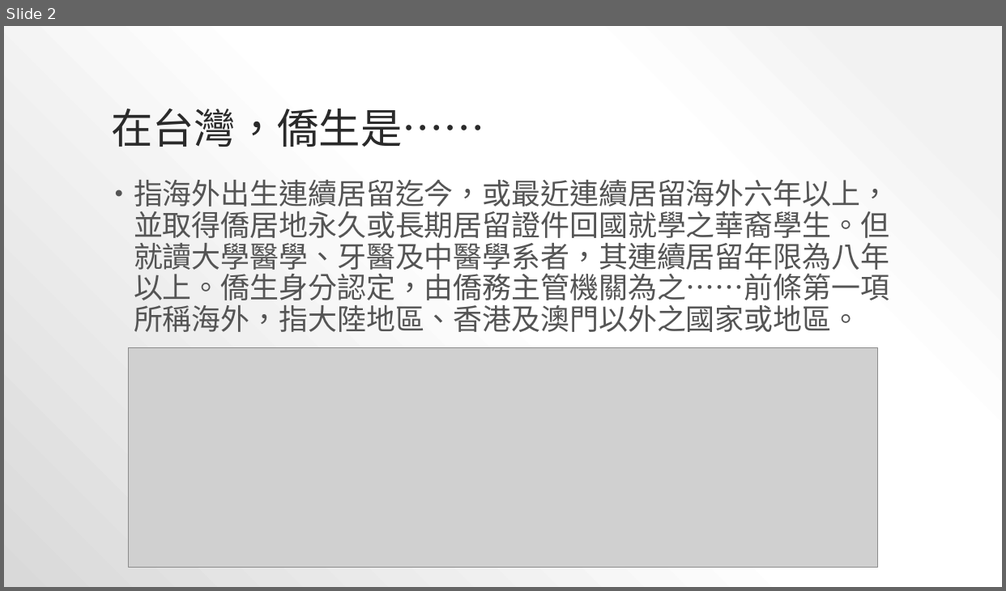
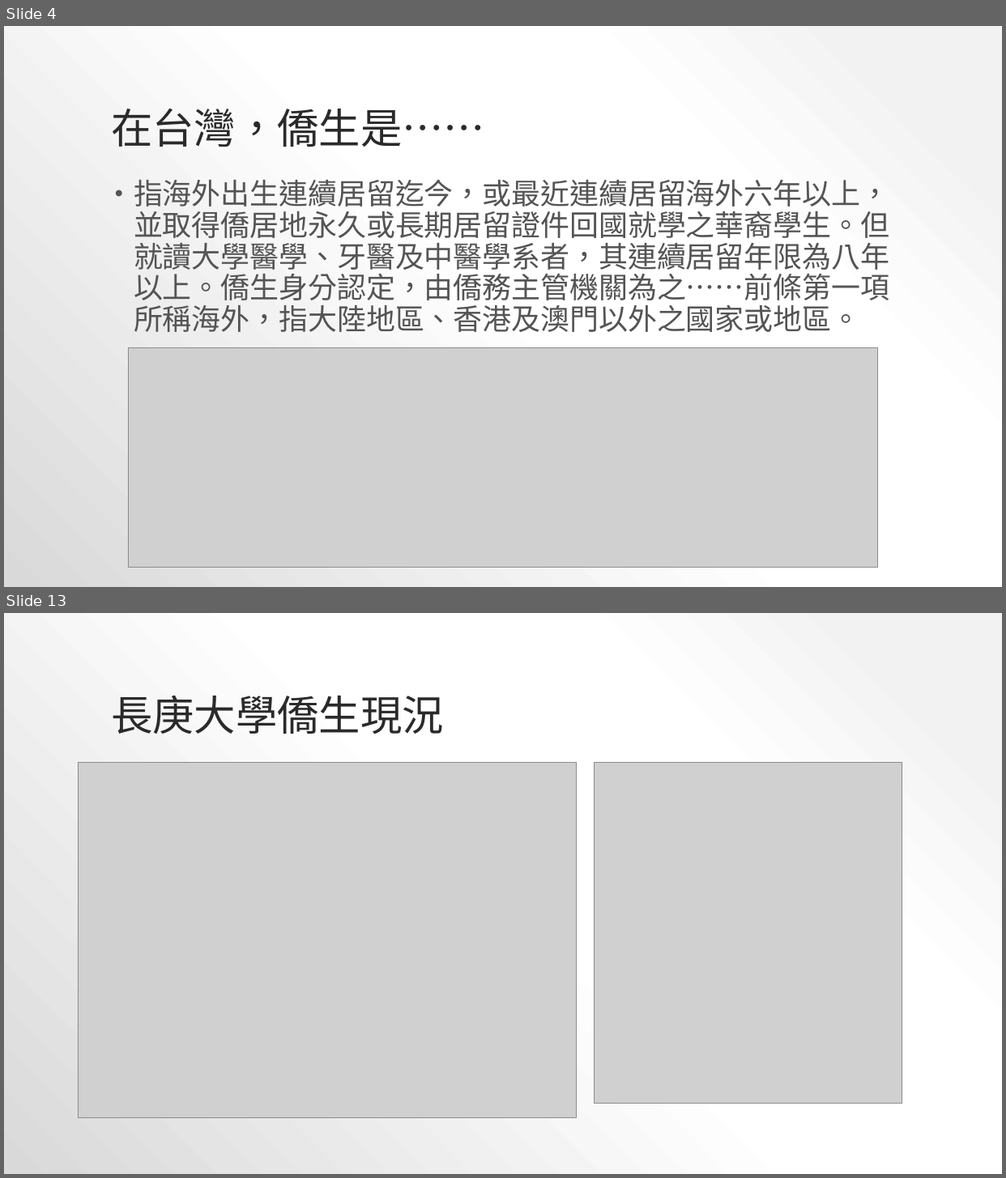
Before and after one commit to YeungSaoIan/CGUIM_BigData_FinalReport-B0344122, a slide deck: FinalReportPPT.pptx. Shown one above the other, each under a label of ours: slide 2 before the commit, slides 4 and 13 after it; the slides between them are not shown. The pictures are 1006x591 and 1006x1178 pixels, drawn with LibreOffice and Linux fonts; fonts in the diff are those of the drawing; grey boxes stand for pictures. Boxes give left, top, right and bottom in pixels: in the first picture for what was removed or moved away, otherwise in the second. Text is boxed around its words. In the diff, an @@ line names an element or a change of style, - is before the commit and + after.

```diff
--- a/FinalReportPPT.pptx
+++ b/FinalReportPPT.pptx
@@ slide 13 added at <box>4,613,1002,1174</box>, background gradient #F2F2F2 to #FFFFFF to #D9D9D9 @@
@@ title added at <box>111,695,443,735</box>, 40 pt, text #2A2A2A @@
+長庚大學僑生現況
@@ picture added at <box>79,763,577,1118</box> @@
@@ picture added at <box>594,763,902,1103</box> @@
@@ what was slide 2 is now slide 4 @@
```
Also in this commit, not shown: 12 other slides added, 8 slides removed, 21 other files.
